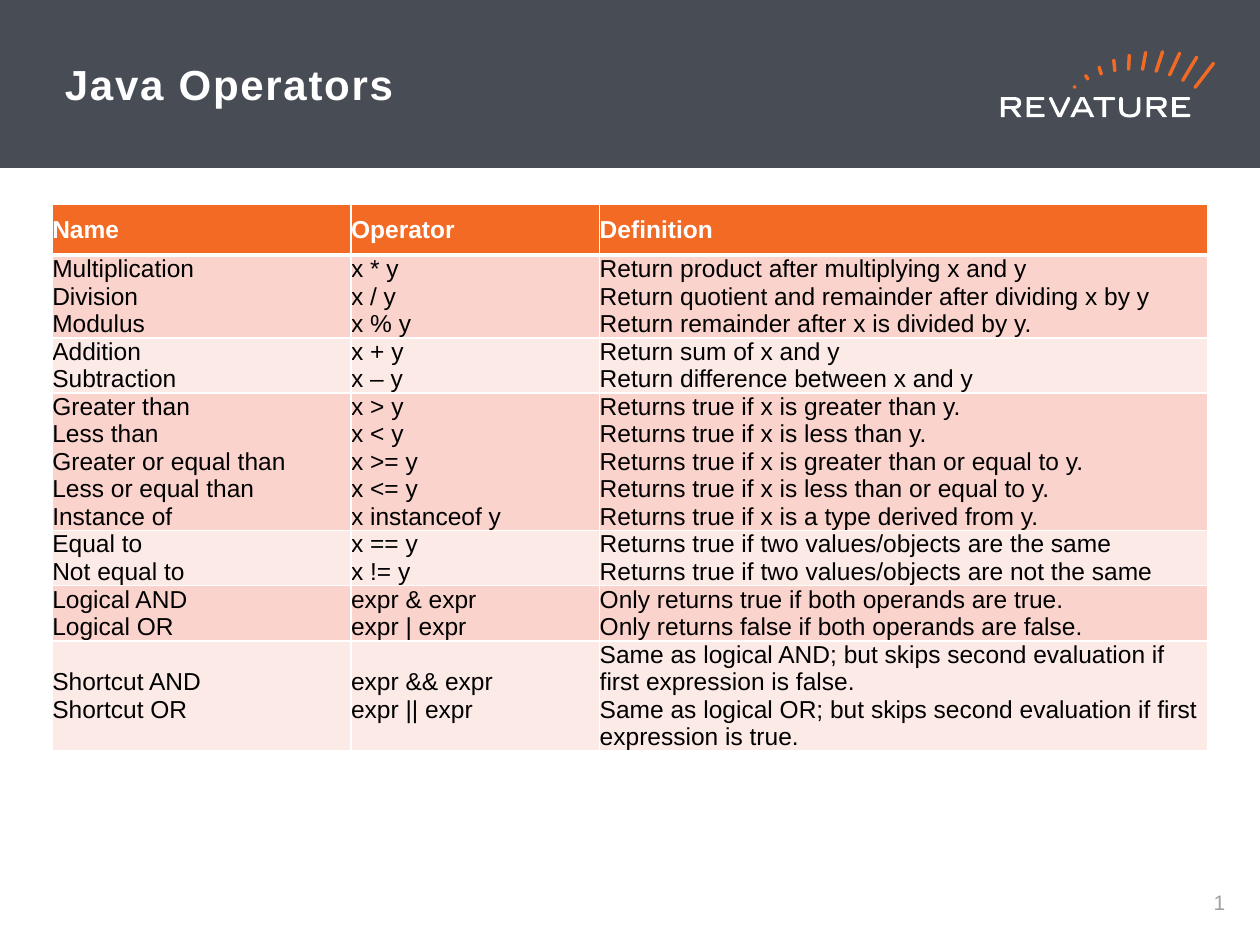
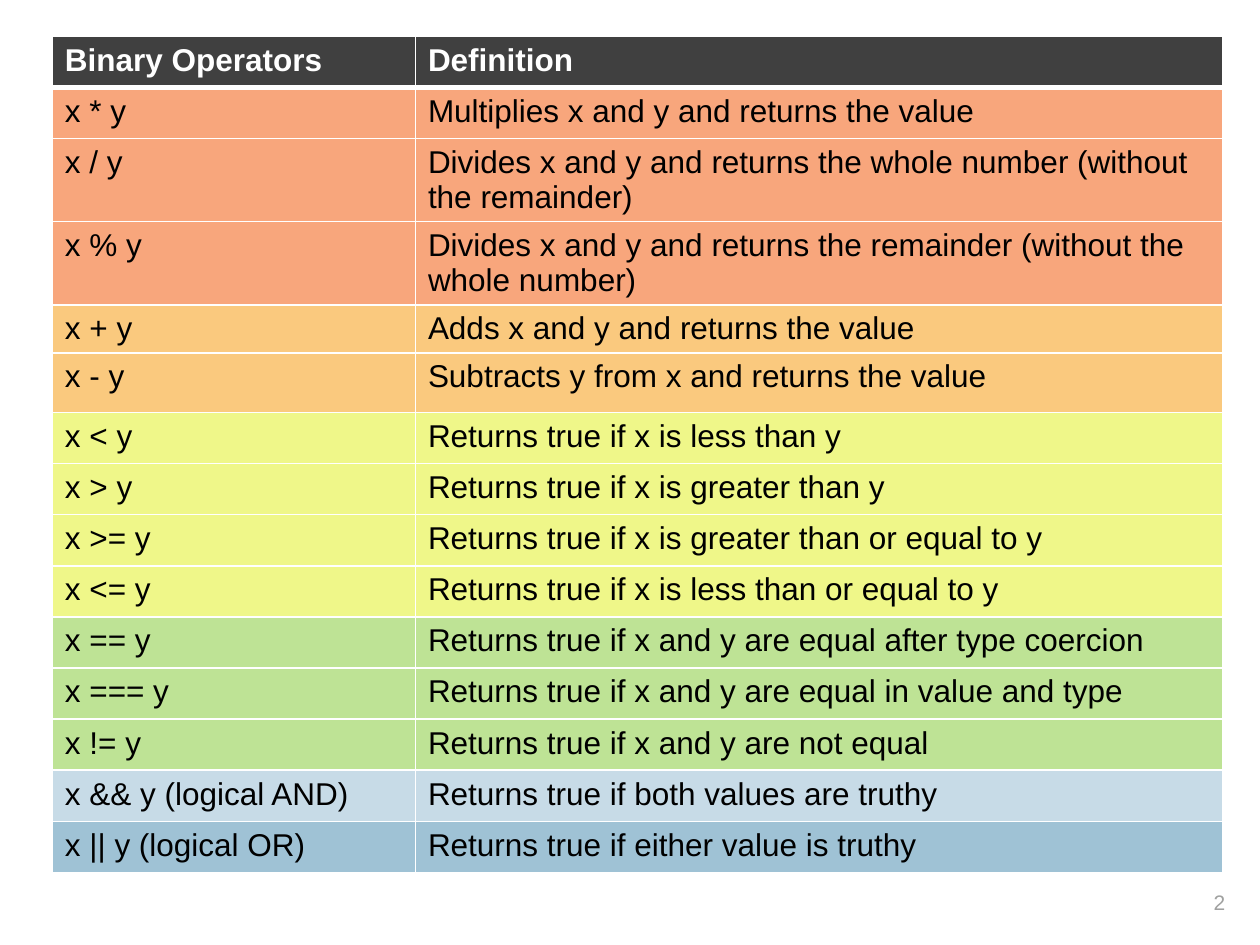
Before and after one commit to cynthia-enciso/RAP-210830, a slide deck: slide 3 of PPTs/day-3.pptx (slide 2 before the commit). Drawn at 1260x945 pixels with LibreOffice and Linux fonts; fonts in the diff are those of the drawing. Boxes give left, top, right and bottom in pixels: in the first picture for what was removed or moved away, otherwise in the second. Text is boxed around its words. In the diff, an @@ line names an element or a change of style, - is before the commit and + after.

Commit message:
day 3 code and revised PPT

```diff
--- a/PPTs/day-3.pptx
+++ b/PPTs/day-3.pptx
@@ rectangle at (0, 0, 1260, 168): fill #474C55 to #FFFFFF @@
@@ table at (53, 37, 1223, 886) @@
-Name | Operator | Definition
-Multiplication / Division / Modulus | x * y / x / y / x % y | Return product after multiplying x and y / Return quotient and remainder after dividing x by y / Return remainder after x is divided by y.
-Addition / Subtraction | x + y / x – y | Return sum of x and y / Return difference between x and y
-Greater than / Less than / Greater or equal than / Less or equal than / Instance of | x > y / x < y / x >= y / x <= y / x instanceof y | Returns true if x is greater than y. / Returns true if x is less than y. / Returns true if x is greater than or equal to y. / Returns true if x is less than or equal to y. / Returns true if x is a type derived from y.
-Equal to / Not equal to | x == y / x != y | Returns true if two values/objects are the same / Returns true if two values/objects are not the same
-Logical AND / Logical OR | expr & expr / expr | expr | Only returns true if both operands are true. / Only returns false if both operands are false.
-Shortcut AND / Shortcut OR | expr && expr / expr || expr | Same as logical AND; but skips second evaluation if first expression is false. / Same as logical OR; but skips second evaluation if first expression is true.
+Binary Operators | Definition
+x * y | Multiplies x and y and returns the value
+x / y | Divides x and y and returns the whole number (without the remainder)
+x % y | Divides x and y and returns the remainder (without the whole number)
+x + y | Adds x and y and returns the value
+x - y | Subtracts y from x and returns the value
+x < y | Returns true if x is less than y
+x > y | Returns true if x is greater than y
+x >= y | Returns true if x is greater than or equal to y
+x <= y | Returns true if x is less than or equal to y
+x == y | Returns true if x and y are equal after type coercion
+x === y | Returns true if x and y are equal in value and type
+x != y | Returns true if x and y are not equal
+x && y (logical AND) | Returns true if both values are truthy
+x || y (logical OR) | Returns true if either value is truthy
@@ table: place and size @@
-table at (52, 204, 1206, 785)
+table at (53, 37, 1223, 886)
@@ title removed at (65, 70, 393, 108) @@
-Java Operators
@@ fill #FFFFFF to #474C55 in 8 elements at (1000, 97, 1021, 117), (1027, 97, 1045, 117), (1050, 97, 1071, 117), (1070, 97, 1094, 117), (1094, 97, 1115, 117), (1119, 97, 1140, 117), (1147, 97, 1167, 117), (1172, 97, 1189, 117) @@
@@ page number at (1214, 895, 1226, 910): text changed @@
-1
+2
```
Also in this commit, not shown: 1 other slide changed, 2 slides added, 3 slides removed, 10 other files.
